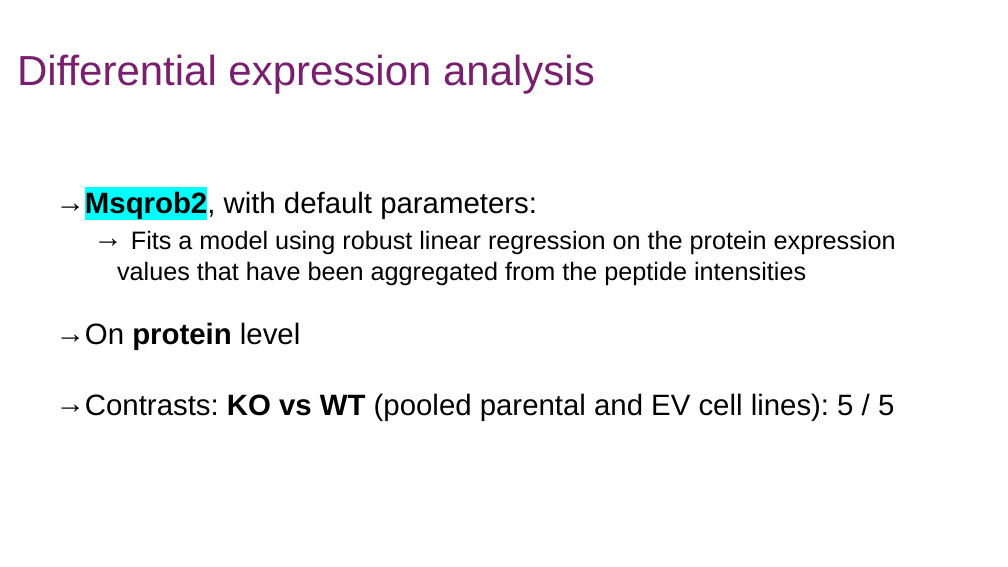
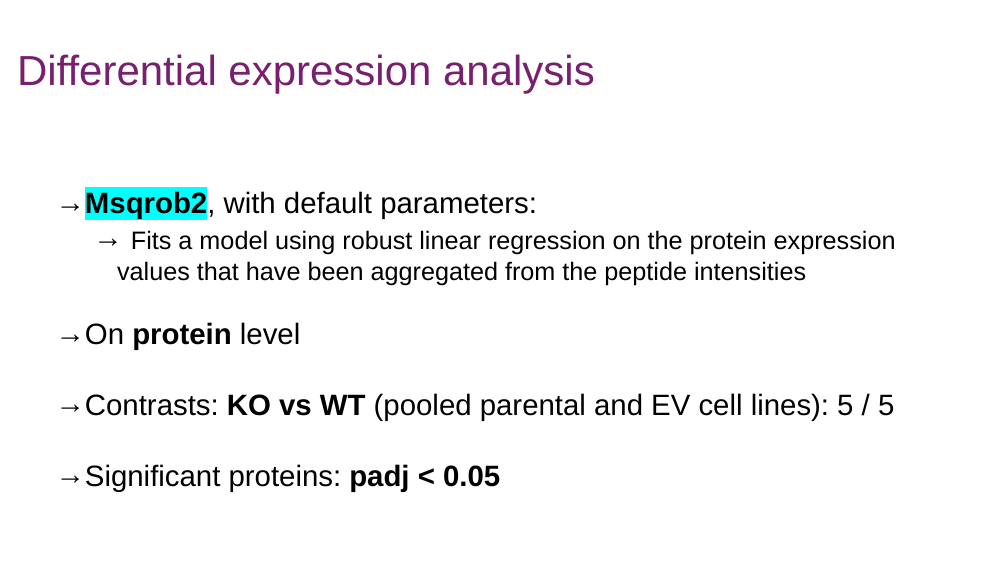
Before and after one commit to jafarilab/MSProt2025, a slide deck: slide 14 of team1/Team1_presentation.pptx. Drawn at 1008x567 pixels with LibreOffice and Linux fonts; fonts in the diff are those of the drawing. Boxes give left, top, right and bottom in pixels: in the first picture for what was removed or moved away, otherwise in the second. Text is boxed around its words. In the diff, an @@ line names an element or a change of style, - is before the commit and + after.

```diff
--- a/team1/Team1_presentation.pptx
+++ b/team1/Team1_presentation.pptx
@@ text at (x1=56, y1=464, x2=500, y2=492): paragraph added @@
+→ Significant proteins: padj < 0.05
```
Also in this commit, not shown: 21 other files.
